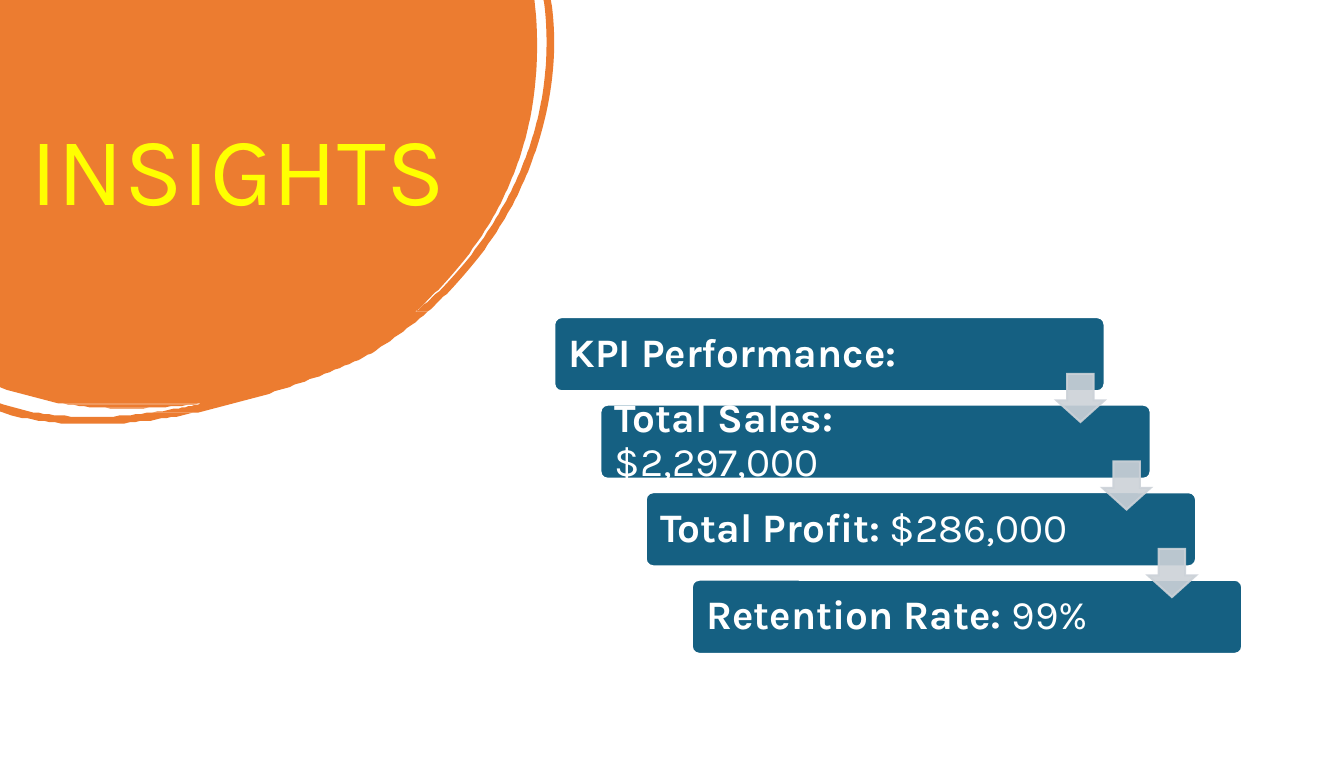
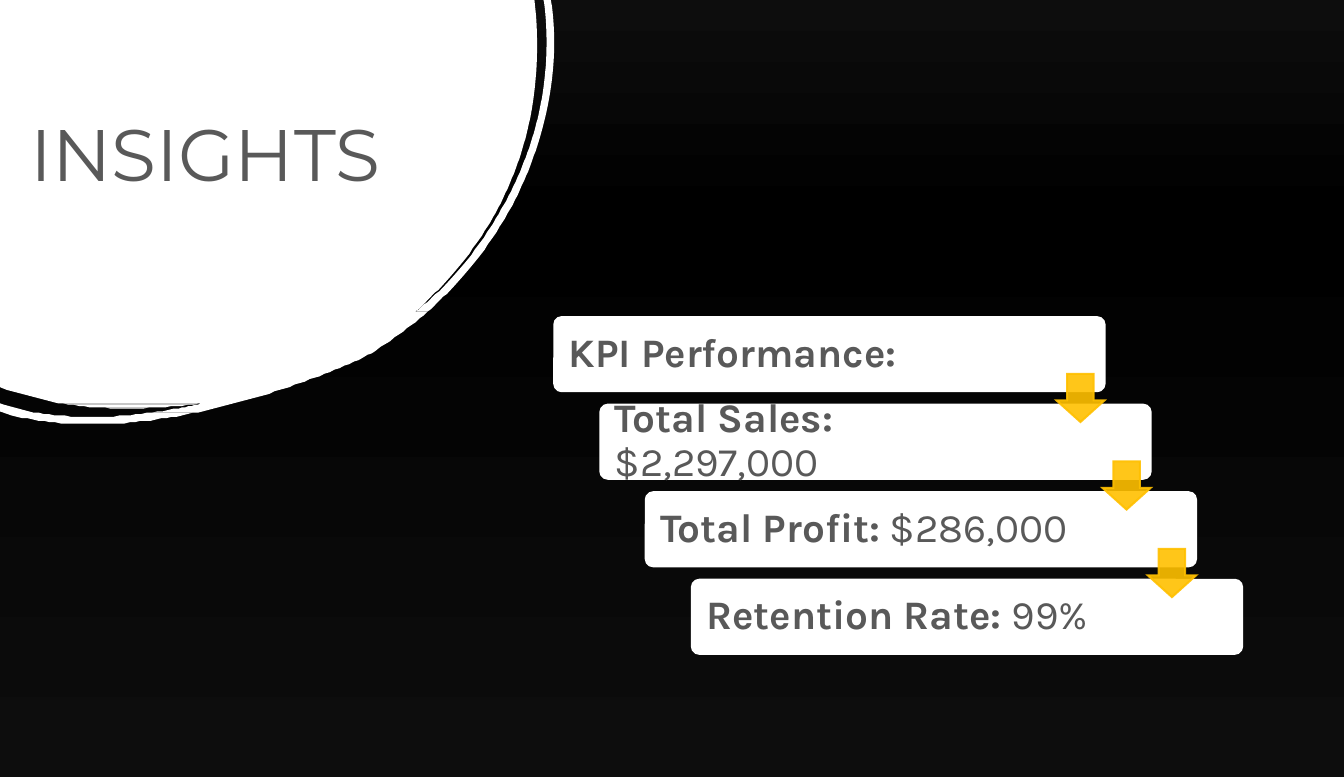
Before and after one commit to jasnoorvirk26/SuperstoreSalesAnalysis, a slide deck: slide 9 of Superstore-Analysis-Presentation.pptx. Drawn at 1344x777 pixels with LibreOffice and Linux fonts; fonts in the diff are those of the drawing. Boxes give left, top, right and bottom in pixels: in the first picture for what was removed or moved away, otherwise in the second. Text is boxed around its words. In the diff, an @@ line names an element or a change of style, - is before the commit and + after.

```diff
--- a/Superstore-Analysis-Presentation.pptx
+++ b/Superstore-Analysis-Presentation.pptx
@@ background #FFFFFF to gradient #0D0D0D to #000000 @@
@@ freeform shape at box(0, 0, 555, 424): fill #EC7C30 to #FFFFFF @@
@@ text "INSIGHTS" at box(30, 129, 379, 182): size 72 to 54 pt, font Karla to Montserrat, text colour #FFFF00 to #595959 @@
@@ fill #CCD2D8 at 90% opacity to #FFC000 at 90% opacity; outline #CCD2D8 1.5 pt to #FFC000 1.5 pt in 3 elements at box(1056, 374, 1105, 423), box(1103, 462, 1152, 510), box(1148, 549, 1196, 598) @@
@@ fill #156082 to #FFFFFF in 4 elements at box(555, 318, 1105, 392), box(601, 405, 1151, 479), box(646, 493, 1196, 567), box(692, 580, 1242, 654) @@
@@ text colour #FFFFFF to #595959 in 4 elements at box(569, 339, 896, 368), box(615, 396, 833, 487), box(660, 513, 1067, 547), box(706, 600, 1088, 630) @@
```
Also in this commit, not shown: 14 other slides changed.
